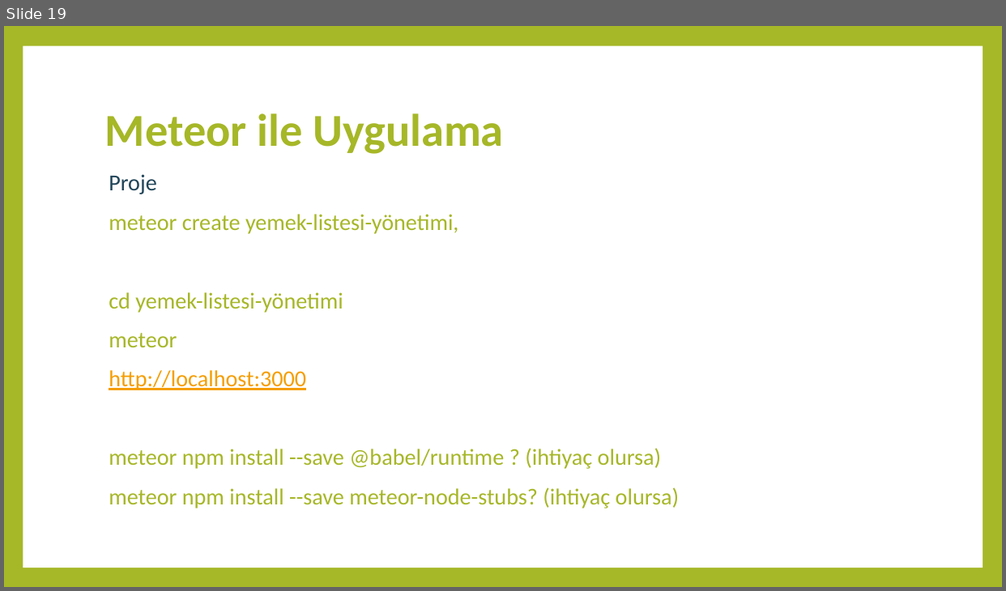
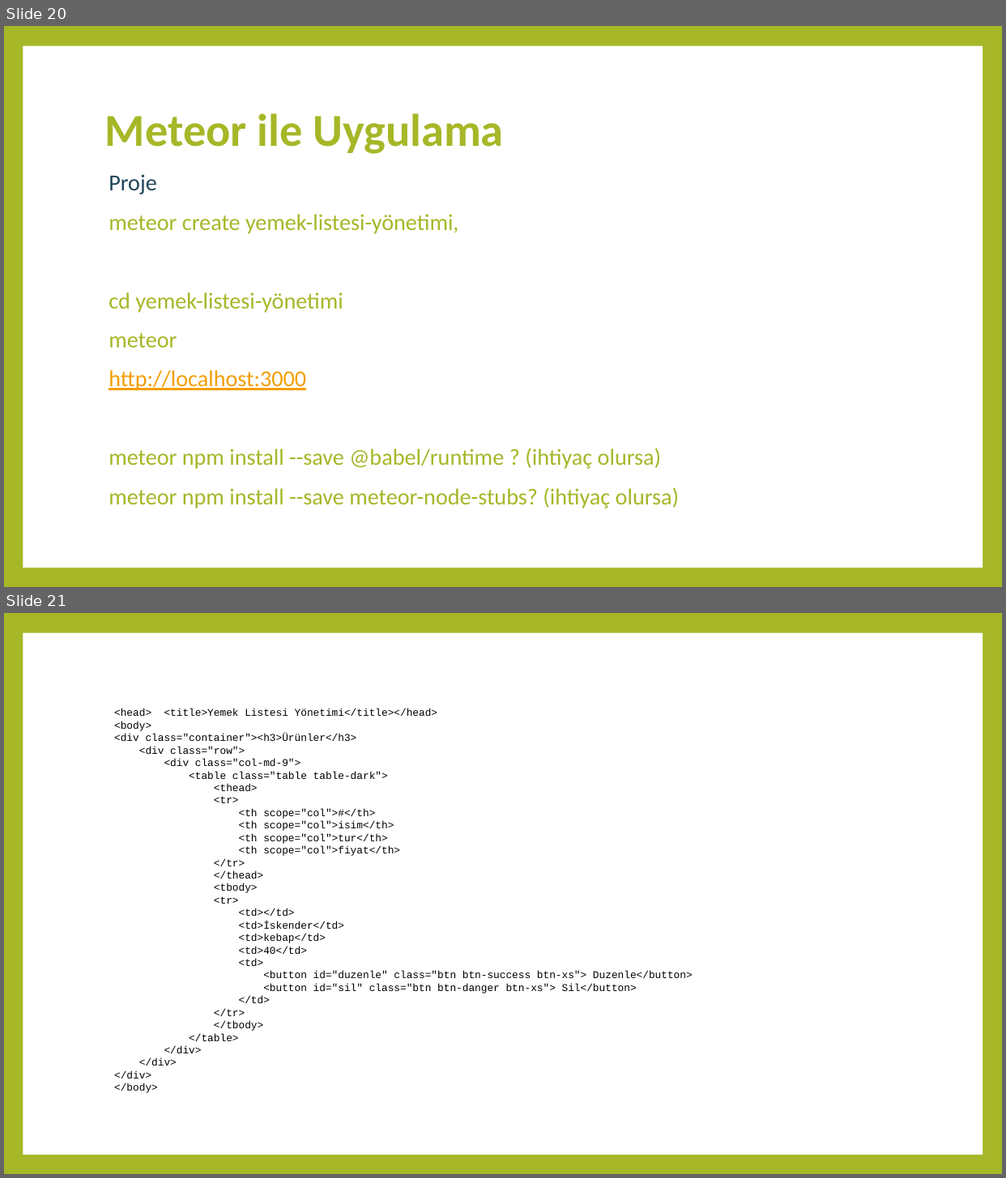
Before and after one commit to furkansavsatli/Meteor-Nodejs, a slide deck: Meteor-Nodejs-sunum.pptx. Shown one above the other, each under a label of ours: slide 19 before the commit, slides 20 and 21 after it. The pictures are 1006x591 and 1006x1178 pixels, drawn with LibreOffice and Linux fonts; fonts in the diff are those of the drawing. Boxes give left, top, right and bottom in pixels: in the first picture for what was removed or moved away, otherwise in the second. Text is boxed around its words. In the diff, an @@ line names an element or a change of style, - is before the commit and + after.

```diff
--- a/Meteor-Nodejs-sunum.pptx
+++ b/Meteor-Nodejs-sunum.pptx
@@ slide 21 added at [4, 613, 1002, 1174], background #A6B727; not listed: 1 template element that a slide beside it also shows @@
@@ text added at [114, 709, 692, 1093], 10 pt, text #000000 @@
+<head> <title>Yemek Listesi Yönetimi</title></head>
+<body>
+<div class="container"><h3>Ürünler</h3>
+<div class="row">
+<div class="col-md-9">
+<table class="table table-dark">
+<thead>
+<tr>
+<th scope="col">#</th>
+<th scope="col">isim</th>
+<th scope="col">tur</th>
+<th scope="col">fiyat</th>
+</tr>
+</thead>
+<tbody>
+<tr>
+<td></td>
+<td>İskender</td>
+<td>kebap</td>
+<td>40</td>
+<td>
+<button id="duzenle" class="btn btn-success btn-xs"> Duzenle</button>
+<button id="sil" class="btn btn-danger btn-xs"> Sil</button>
+</td>
+</tr>
+</tbody>
+</table>
+</div>
+</div>
+</div>
+</body>
@@ what was slide 19 is now slide 20 @@
```
Also in this commit, not shown: 4 slides changed, 1 other slide added, 2 slides removed, 3 other files.
